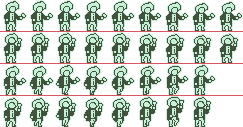
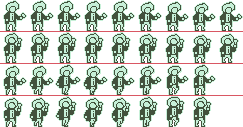
Before/after of a w=243, h=127 layered artwork. What changed in the layer stack:
painted on "FatherCycles2.png" over [8, 12, 243, 127]
